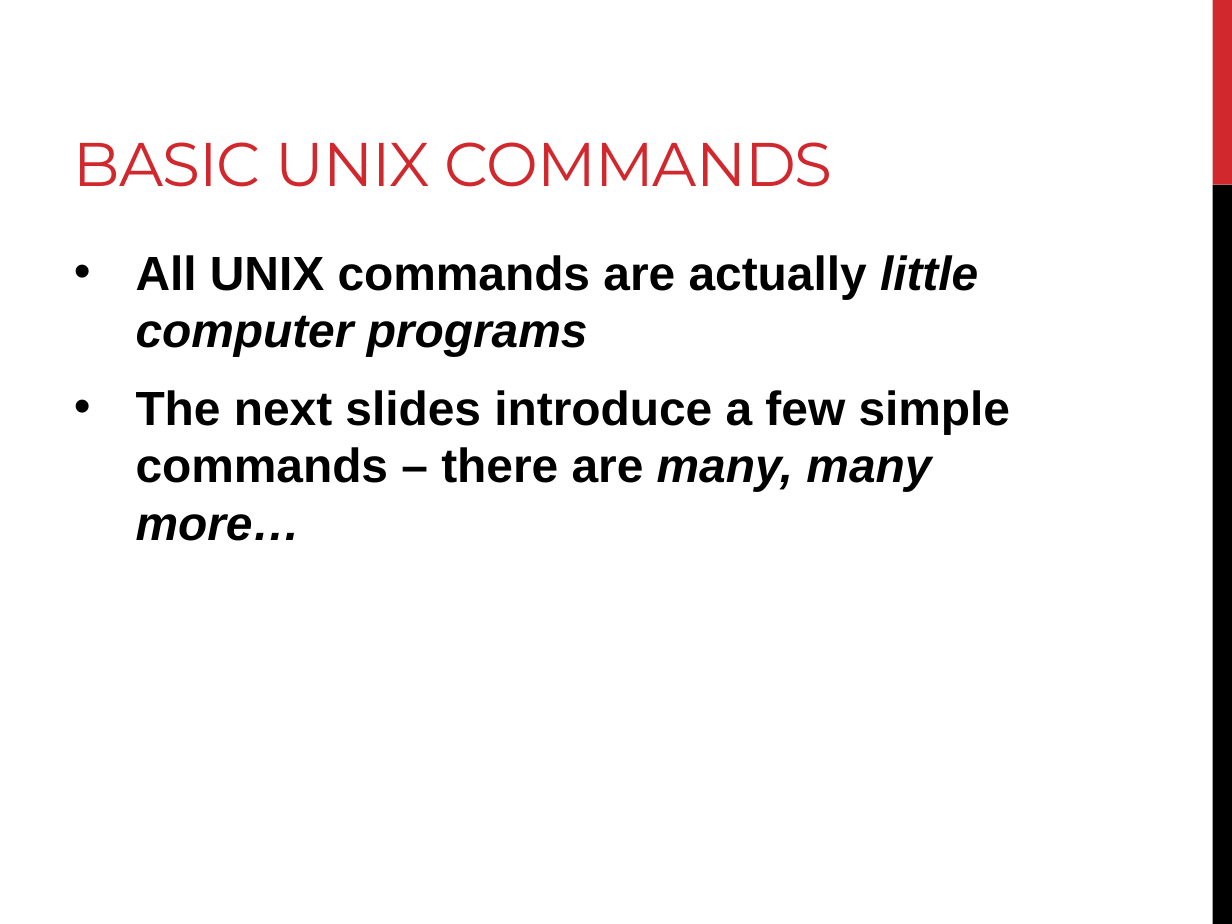
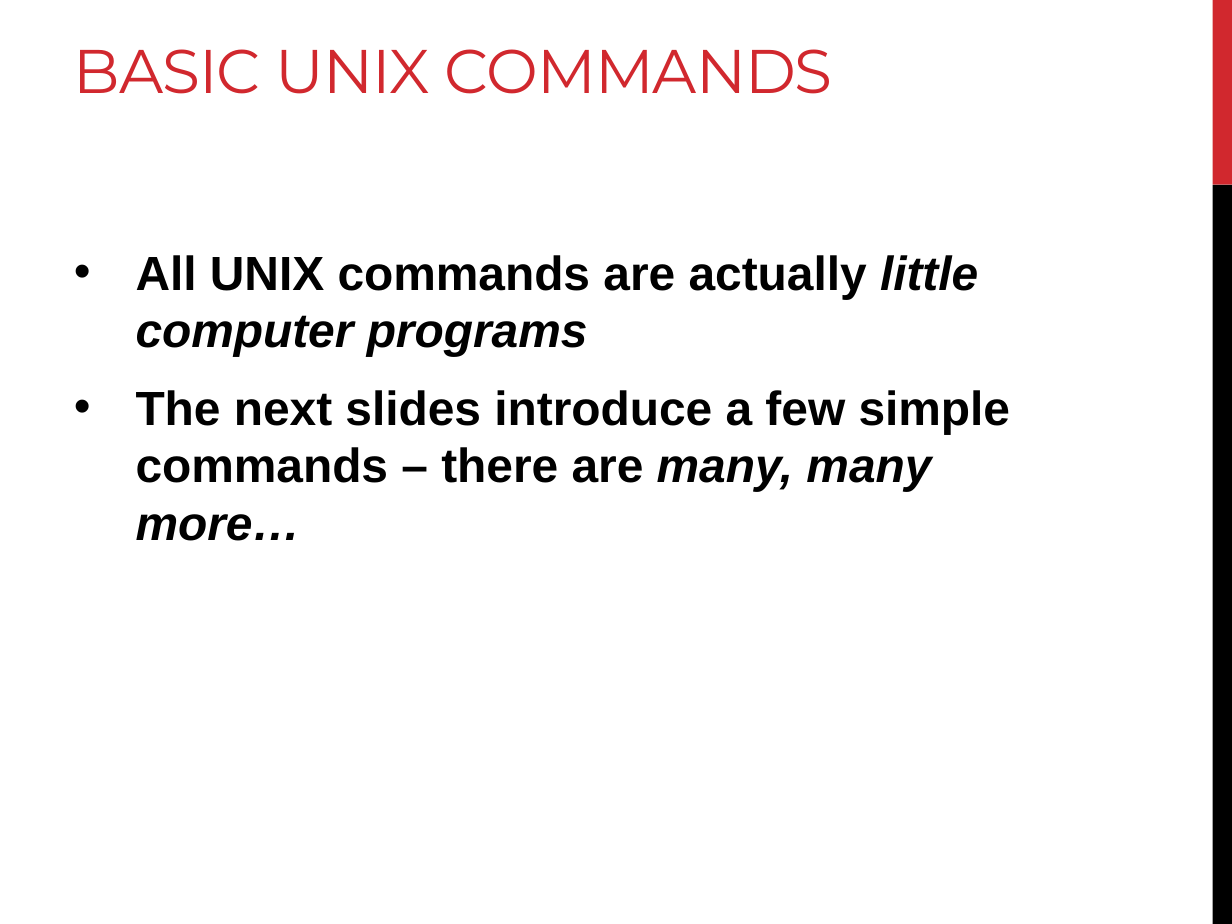
Before and after one commit to BjornFJohansson/ccbb_bigdata2015_python, a slide deck: slide 16 of slides/day1_slides.pptx. Drawn at 1232x924 pixels with LibreOffice and Linux fonts; fonts in the diff are those of the drawing. Boxes give left, top, right and bottom in pixels: in the first picture for what was removed or moved away, otherwise in the second. Text is boxed around its words. In the diff, an @@ line names an element or a change of style, - is before the commit and + after.

```diff
--- a/slides/day1_slides.pptx
+++ b/slides/day1_slides.pptx
@@ text "BASIC UNIX COMMANDS": place and size @@
-text "BASIC UNIX COMMANDS" at (74, 142, 833, 187)
+text "BASIC UNIX COMMANDS" at (74, 49, 833, 94)
```
Also in this commit, not shown: 1 other slide changed, 1 slide removed, 4 other files.
